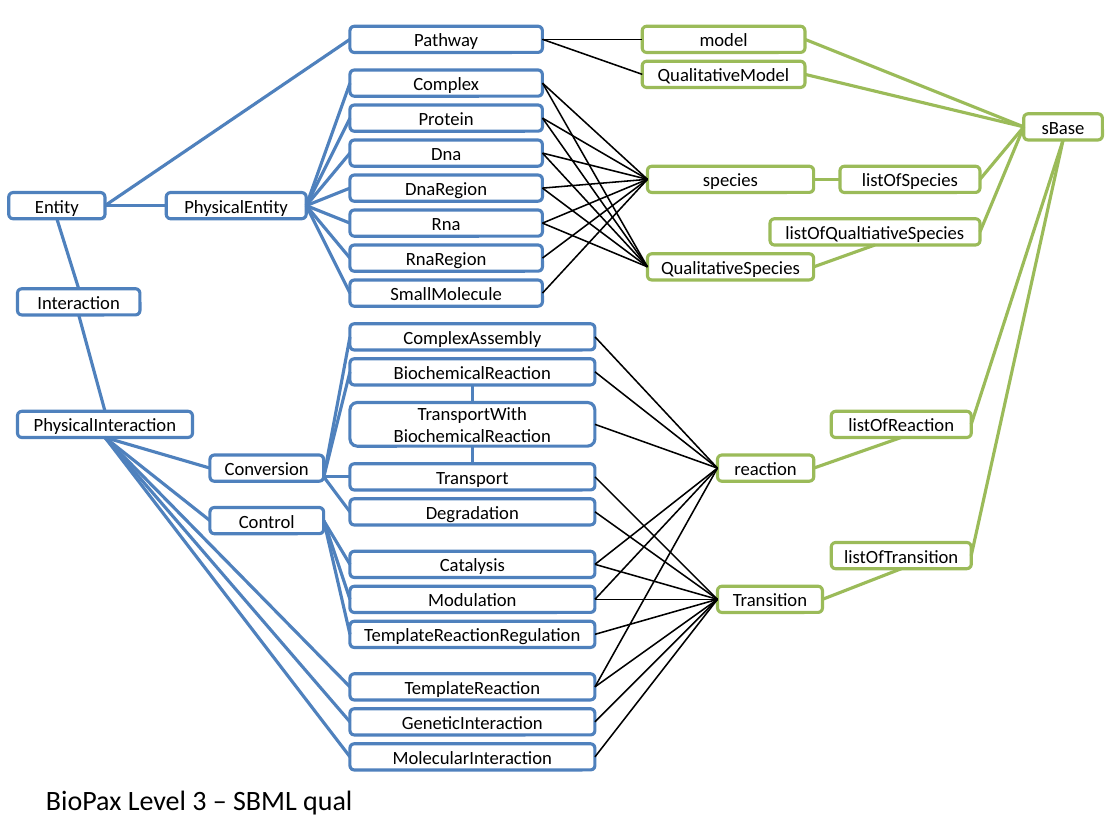
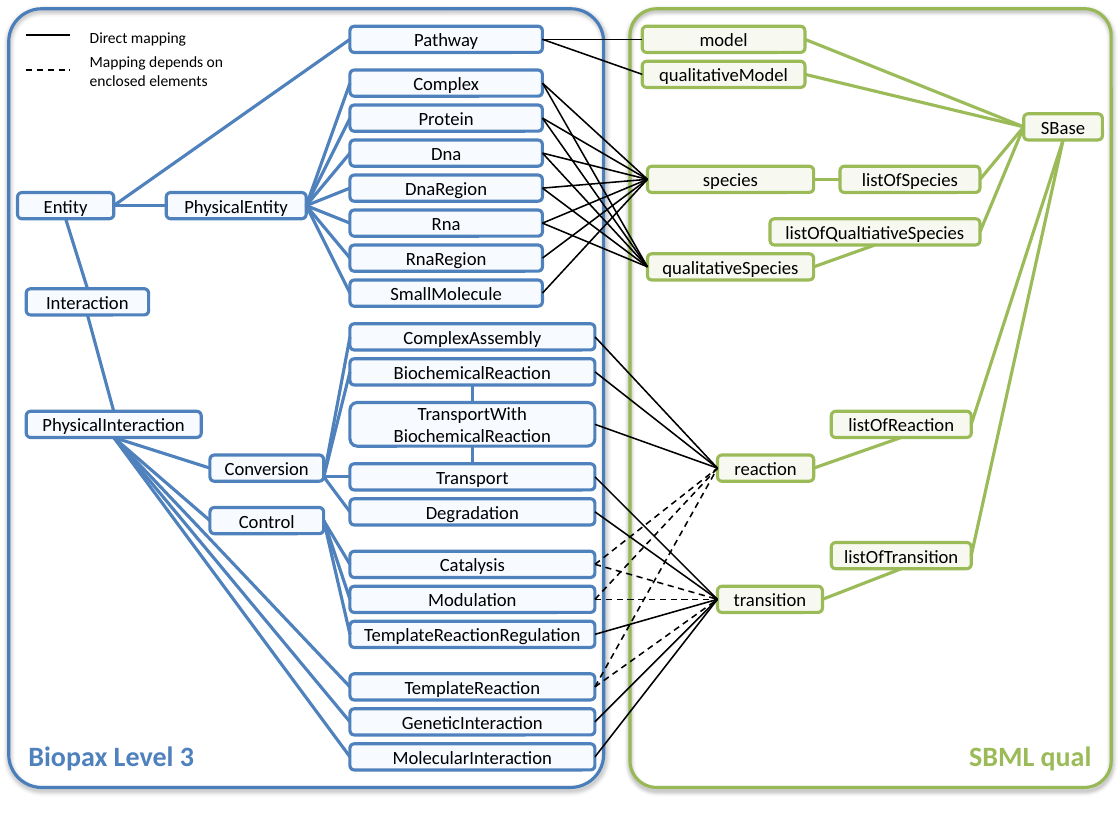
Before and after one commit to draeger-lab/SBVC, a slide deck: slide 4 of doc/ECCB2012_paper/Conversion.pptx. Drawn at 1120x840 pixels with LibreOffice and Linux fonts; fonts in the diff are those of the drawing. Boxes give left, top, right and bottom in pixels: in the first picture for what was removed or moved away, otherwise in the second. Text is boxed around its words. In the diff, an @@ line names an element or a change of style, - is before the commit and + after.

```diff
--- a/doc/ECCB2012_paper/Conversion.pptx
+++ b/doc/ECCB2012_paper/Conversion.pptx
@@ rounded rectangle added at (x1=9, y1=9, x2=604, y2=787), outline #4B7EBC 2 pt @@
@@ rounded rectangle added at (x1=631, y1=9, x2=1112, y2=787), outline #98B955 2 pt @@
@@ line added from (26, 35) to (69, 35), #000000 1 pt @@
@@ text added at (x1=90, y1=32, x2=186, y2=46), 10 pt, text #000000 @@
+Direct mapping
@@ text added at (x1=90, y1=56, x2=223, y2=86), 10 pt, text #000000 @@
+Mapping depends on
+enclosed elements
@@ line moved from (105, 206) - (349, 39) to (114, 206) - (349, 39) @@
@@ line added from (26, 69) to (69, 69), #000000 1 pt dashed @@
@@ text in rounded rectangle at (x1=659, y1=68, x2=788, y2=87): text changed @@
-QualitativeModel
+qualitativeModel
@@ text in rounded rectangle at (x1=1041, y1=122, x2=1085, y2=140): text changed @@
-sBase
+SBase
@@ fill #FFFFFF to #F7FAFF in 5 elements at (x1=209, y1=507, x2=324, y2=533), (x1=349, y1=744, x2=595, y2=769), (x1=26, y1=289, x2=148, y2=315), (x1=26, y1=411, x2=200, y2=437), (x1=18, y1=193, x2=114, y2=218) @@
@@ line moved from (105, 206) - (166, 206) to (114, 206) - (166, 206) @@
@@ text in rounded rectangle at (x1=662, y1=261, x2=798, y2=280): text changed @@
-QualitativeSpecies
+qualitativeSpecies
@@ 3 rounded rectangles, 2 lines moved together from (x1=9, y1=193, x2=193, y2=437) to (x1=18, y1=193, x2=200, y2=437) @@
@@ line moved from (105, 438) - (349, 757) to (114, 438) - (349, 757) @@
@@ line moved from (105, 438) - (349, 722) to (114, 438) - (349, 722) @@
@@ line moved from (105, 438) - (349, 687) to (114, 438) - (349, 687) @@
@@ line moved from (105, 438) - (209, 521) to (114, 438) - (209, 521) @@
@@ line moved from (105, 438) - (209, 468) to (114, 438) - (209, 468) @@
@@ line (595, 687) - (718, 468): stroke #000000 1 pt to #000000 1 pt dashed @@
@@ line (595, 599) - (718, 468): stroke #000000 1 pt to #000000 1 pt dashed @@
@@ line (595, 564) - (718, 468): stroke #000000 1 pt to #000000 1 pt dashed @@
@@ line (595, 564) - (718, 599): stroke #000000 1 pt to #000000 1 pt dashed @@
@@ line (595, 687) - (718, 599): stroke #000000 1 pt to #000000 1 pt dashed @@
@@ line (595, 599) - (718, 599): stroke #000000 1 pt to #000000 1 pt dashed @@
@@ fill #FFFFFF to #F7F9F1 in 4 elements at (x1=1024, y1=114, x2=1102, y2=140), (x1=642, y1=62, x2=804, y2=87), (x1=647, y1=254, x2=813, y2=280), (x1=718, y1=586, x2=823, y2=612) @@
@@ text in rounded rectangle at (x1=734, y1=593, x2=807, y2=612): text changed @@
-Transition
+transition
@@ text at (x1=28, y1=746, x2=194, y2=771): text changed; text colour #000000 to #4F81BD; bold on @@
-BioPax Level 3 – SBML qual
+Biopax Level 3
@@ text added at (x1=969, y1=746, x2=1092, y2=771), 18 pt, text #9BBB59, bold @@
+SBML qual
```
Also in this commit, not shown: 1 other slide changed, 4 other files.
